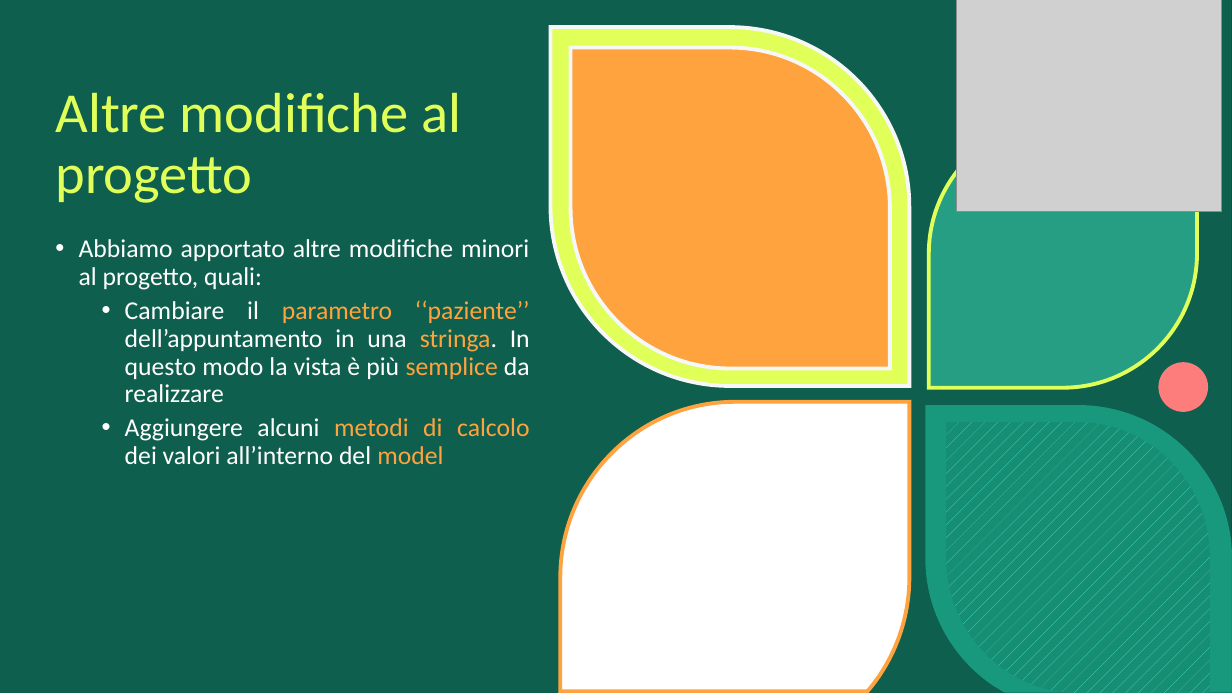
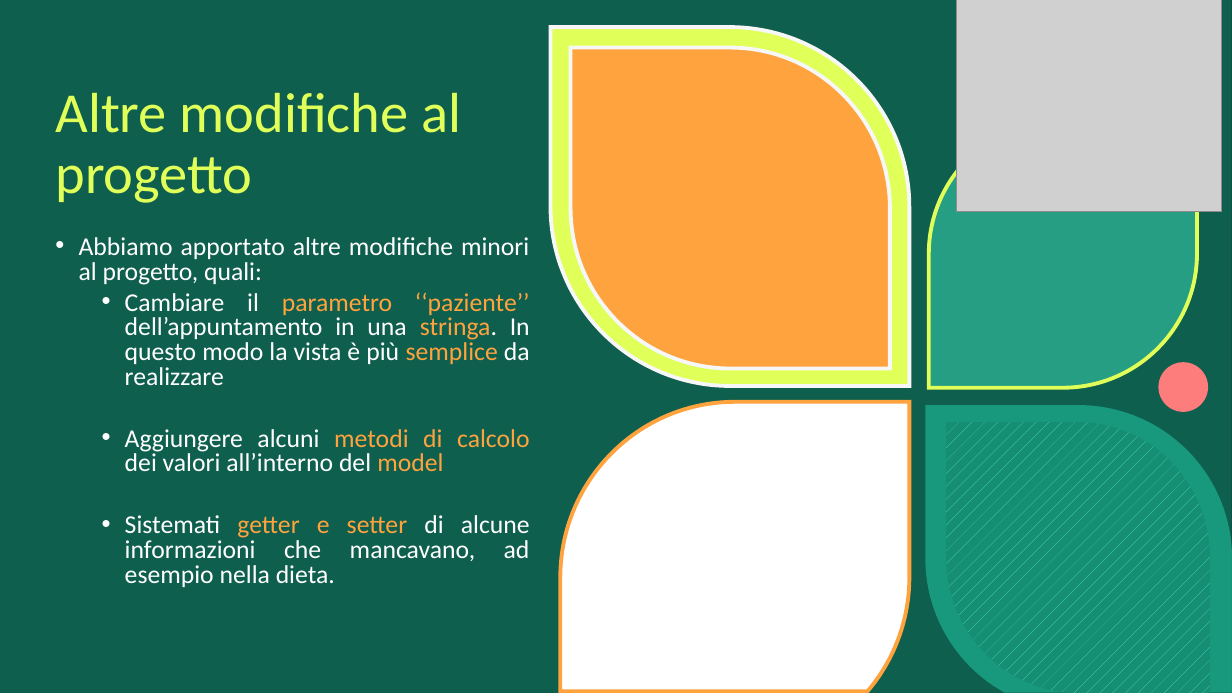
Before and after one commit to DeborohNoah/IngSoft, a slide deck: slide 18 of Presentazione_IngSoft.pptx. Drawn at 1232x693 pixels with LibreOffice and Linux fonts; fonts in the diff are those of the drawing; grey boxes stand for pictures; background and template pictures are left out. Boxes give left, top, right and bottom in pixels: in the first picture for what was removed or moved away, otherwise in the second. Text is boxed around its words. In the diff, an @@ line names an element or a change of style, - is before the commit and + after.

```diff
--- a/Presentazione_IngSoft.pptx
+++ b/Presentazione_IngSoft.pptx
@@ text at bbox=[79, 237, 530, 471]: line spacing 0.9 to 0.8 @@
@@ text at bbox=[125, 515, 530, 587]: paragraph added @@
+  • Sistemati getter e setter di alcune informazioni che mancavano, ad esempio nella dieta.
```
Also in this commit, not shown: 5 other slides changed.
